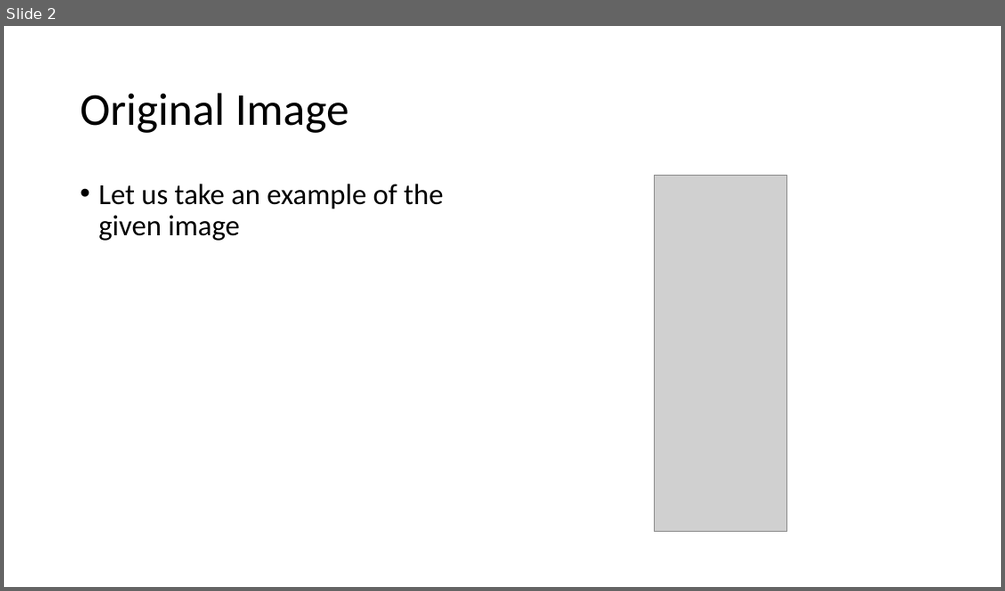
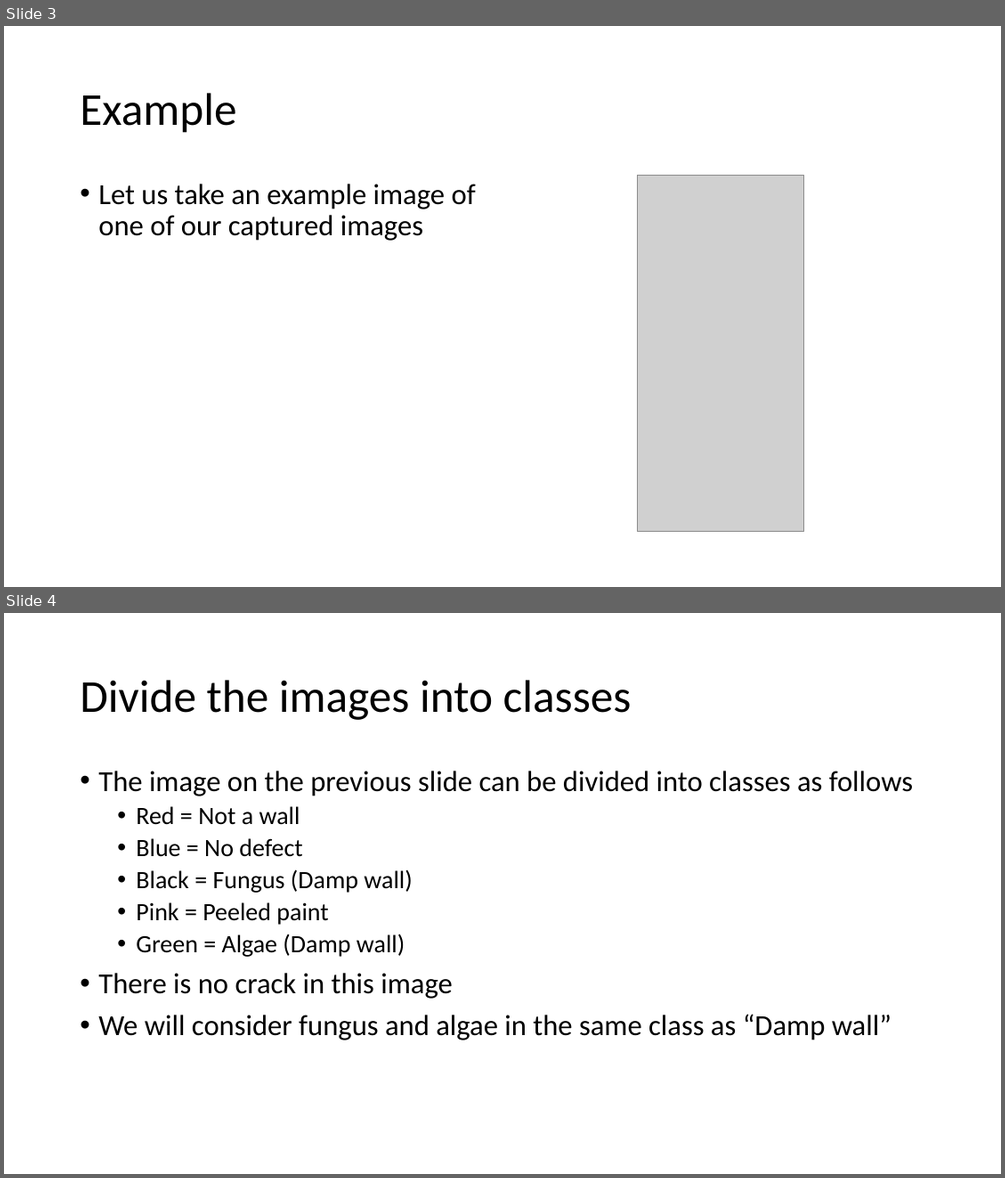
Before and after one commit to AdityaShenoy/Drones_For_Structural_Audit, a slide deck: ppt/Dataset Preprocessing Steps.pptx. Shown one above the other, each under a label of ours: slide 2 before the commit, slides 3 and 4 after it. The pictures are 1005x591 and 1005x1178 pixels, drawn with LibreOffice and Linux fonts; fonts in the diff are those of the drawing; grey boxes stand for pictures. Boxes give left, top, right and bottom in pixels: in the first picture for what was removed or moved away, otherwise in the second. Text is boxed around its words. In the diff, an @@ line names an element or a change of style, - is before the commit and + after.

```diff
--- a/ppt/Dataset Preprocessing Steps.pptx
+++ b/ppt/Dataset Preprocessing Steps.pptx
@@ slide 4 added at (4,613,1001,1174), background #FFFFFF @@
@@ title added at (80,680,631,720), 44 pt, text #000000 @@
+Divide the images into classes
@@ text added at (98,771,913,1040), 28 pt, text #000000 @@
+• The image on the previous slide can be divided into classes as follows
+  • Red = Not a wall
+  • Blue = No defect
+  • Black = Fungus (Damp wall)
+  • Pink = Peeled paint
+  • Green = Algae (Damp wall)
+• There is no crack in this image
+• We will consider fungus and algae in the same class as “Damp wall”
@@ what was slide 2 is now slide 3 @@
@@ slide 3 changed as well @@
@@ title at (80,93,236,133): text changed @@
-Original Image
+Example
@@ text at (98,184,476,240): text changed @@
-• Let us take an example of the given image
+• Let us take an example image of one of our captured images
@@ picture: place and size @@
-picture at (654,176,787,532)
+picture at (638,176,804,532)
```
Also in this commit, not shown: 3 other slides changed, 5 other slides added, 5 slides removed, 2 other files.
